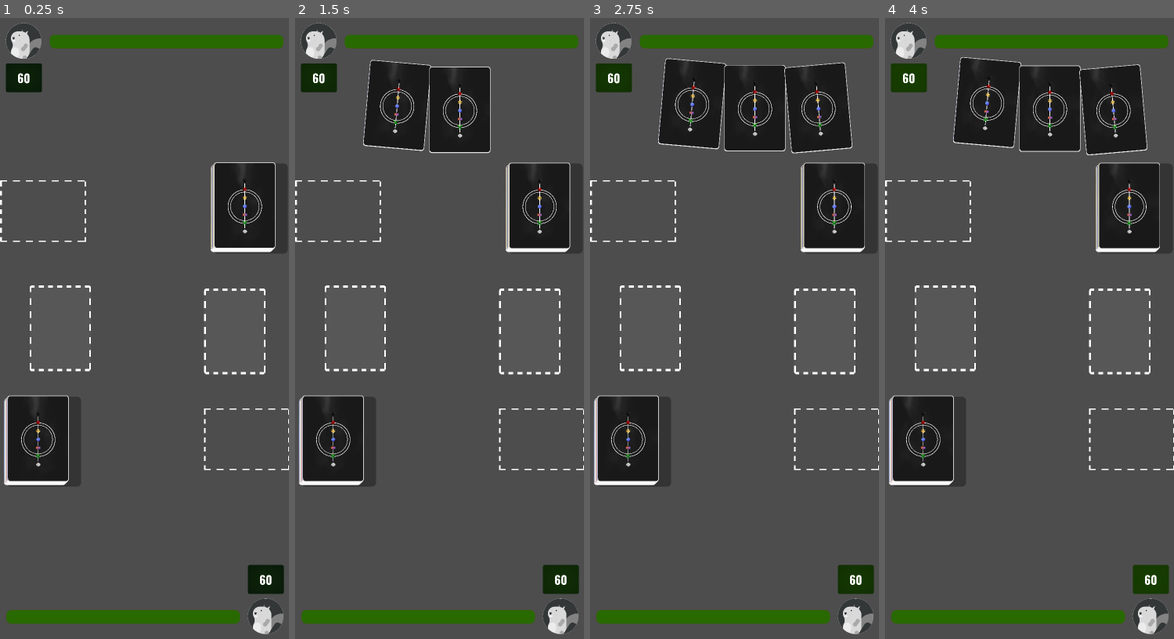
Above: before the commit, frames 1-4 (left to right).
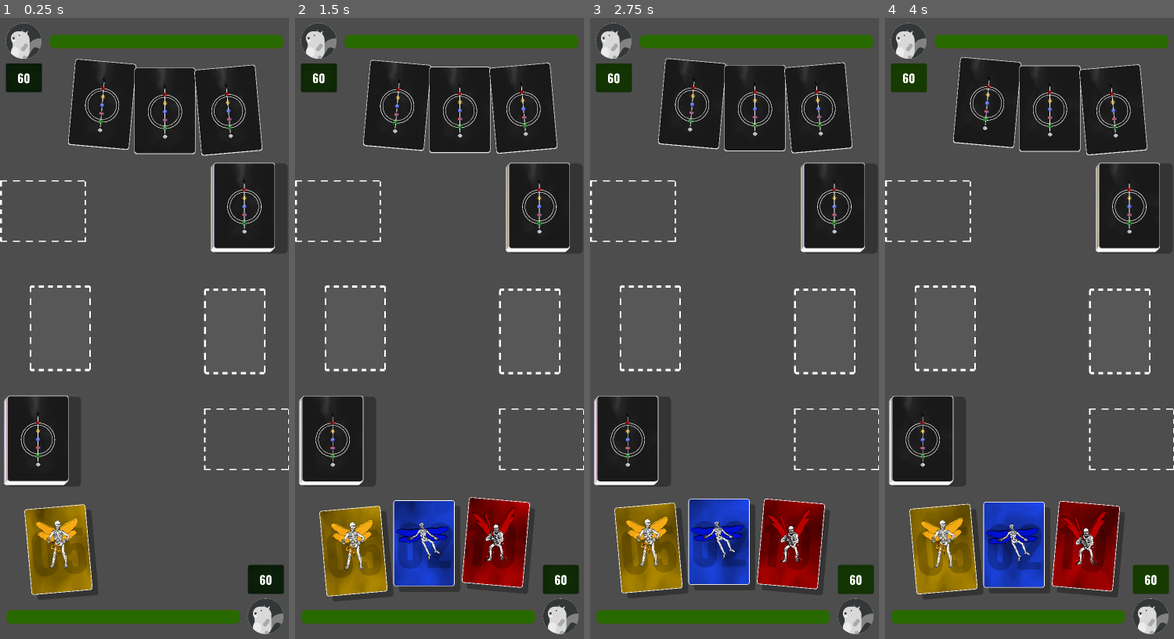
Above: after the commit, the same moments.

Repository: thomisfrank/ccg2
Game: Godot game, scene res://scenes/game/main.tscn
The game is run twice, just before and just after one commit, with the same random seed, the same clock (stepped at 60 frames per second) and the same inputs.
Inputs (mouse positions are in pixels of both pictures, inside the frame that each line leads up to):
- Up to frame 1 (0.25 s): no input
- Up to frame 2 (1.5 s): drag from (537, 210) to (468, 191) at 0.52 s; drag from (537, 210) to (425, 458) at 1.27 s
- Up to frame 3 (2.75 s): move the mouse to (832, 210) at 2.02 s; click (832, 210) at 2.17 s
- Up to frame 4 (4 s): drag from (1127, 210) to (942, 235) at 2.77 s; drag from (1127, 210) to (1043, 328) at 3.52 s

The runs differ from the first frame. In frame 1, 13% of the frame differs, in the area x 2-96%, y 6-94%; in frame 2, 14%, in the area x 2-96%, y 7-94%; in frame 3, 10%; in frame 4, 10%.

Commit message:
drag working

Diff:
--- a/project.godot
+++ b/project.godot
@@ -19,7 +19,10 @@
 
 window/size/viewport_width=1179
 window/size/viewport_height=2556
+window/size/initial_position_type=3
+window/size/initial_position=Vector2i(500, 2000)
 window/stretch/mode="viewport"
+window/handheld/orientation=1
 
 [rendering]
 
--- a/scenes/core/card.tscn
+++ b/scenes/core/card.tscn
@@ -1,7 +1,8 @@
-[gd_scene load_steps=23 format=3 uid="uid://cjk4kxrkd51g5"]
+[gd_scene load_steps=25 format=3 uid="uid://cjk4kxrkd51g5"]
 
 [ext_resource type="Shader" uid="uid://p7x8psciedbc" path="res://scripts/shaders/smoky.gdshader" id="1_1d3j5"]
 [ext_resource type="Script" uid="uid://pg3lrtcn3iuv" path="res://scripts/core/card.gd" id="1_c5vhu"]
+[ext_resource type="Shader" uid="uid://dx7wyxhlwef77" path="res://scripts/shaders/drag_glow.gdshader" id="2_6d5xq"]
 [ext_resource type="Texture2D" uid="uid://cyphtj2knmihd" path="res://assets/Card/Icons/BalanceIcon.png" id="2_c5vhu"]
 [ext_resource type="Script" uid="uid://nwki54hp1g77" path="res://scripts/core/CardDefinition.gd" id="2_rrr6a"]
 [ext_resource type="FontFile" uid="uid://bnd6fpxmrh3xk" path="res://assets/fonts/Oswald-Bold.ttf" id="4_2bh4c"]
@@ -12,6 +13,14 @@
 [sub_resource type="Resource" id="Resource_q7le6"]
 script = ExtResource("2_rrr6a")
 metadata/_custom_type_script = "uid://nwki54hp1g77"
+
+[sub_resource type="ShaderMaterial" id="ShaderMaterial_6d5xq"]
+shader = ExtResource("2_6d5xq")
+shader_parameter/glow_color = Color(0.2, 0.9490196, 0.8, 1)
+shader_parameter/glow_strength = 1.1
+shader_parameter/pulse_speed = 2.2
+shader_parameter/edge_width = 0.09
+shader_parameter/inner_fade = 0.02
 
 [sub_resource type="StyleBoxFlat" id="StyleBoxFlat_q7le6"]
 bg_color = Color(0, 0, 0, 0.32156864)
@@ -121,6 +130,20 @@
 anchors_preset = 0
 script = ExtResource("1_c5vhu")
 definition = SubResource("Resource_q7le6")
+drag_glow_color = Color(0.2, 0.9490196, 0.8, 1)
+
+[node name="DragGlow" type="ColorRect" parent="."]
+visible = false
+z_index = -1
+material = SubResource("ShaderMaterial_6d5xq")
+custom_minimum_size = Vector2(520, 720)
+layout_mode = 0
+offset_left = -260.0
+offset_top = -360.0
+offset_right = 260.0
+offset_bottom = 360.0
+mouse_filter = 2
+color = Color(1, 1, 1, 0)
 
 [node name="Shadow" type="Panel" parent="."]
 custom_minimum_size = Vector2(500, 700)
--- a/scenes/core/play_area.tscn
+++ b/scenes/core/play_area.tscn
@@ -1,6 +1,7 @@
-[gd_scene load_steps=5 format=3 uid="uid://bodw2xkfnn7gb"]
+[gd_scene load_steps=7 format=3 uid="uid://bodw2xkfnn7gb"]
 
 [ext_resource type="Shader" uid="uid://cm6gbhyamkiad" path="res://scripts/shaders/dotted_border.gdshader" id="1_y33kl"]
+[ext_resource type="Shader" uid="uid://dx7wyxhlwef77" path="res://scripts/shaders/drag_glow.gdshader" id="2_2d8tq"]
 [ext_resource type="Script" uid="uid://dlqnj0tqqrnbt" path="res://scripts/core/play_area.gd" id="2_xc6wq"]
 
 [sub_resource type="ShaderMaterial" id="ShaderMaterial_8u6w5"]
@@ -22,6 +23,14 @@
 corner_radius_bottom_right = 20
 corner_radius_bottom_left = 20
 
+[sub_resource type="ShaderMaterial" id="ShaderMaterial_2d8tq"]
+shader = ExtResource("2_2d8tq")
+shader_parameter/glow_color = Color(0.2, 0.95, 0.8, 1)
+shader_parameter/glow_strength = 1.0
+shader_parameter/pulse_speed = 1.8
+shader_parameter/edge_width = 0.07
+shader_parameter/inner_fade = 0.02
+
 [node name="PlayArea" type="Panel"]
 material = SubResource("ShaderMaterial_8u6w5")
 custom_minimum_size = Vector2(500, 700)
@@ -29,3 +38,16 @@
 offset_bottom = 700.0
 theme_override_styles/panel = SubResource("StyleBoxFlat_k1q58")
 script = ExtResource("2_xc6wq")
+
+[node name="IndicatorGlow" type="ColorRect" parent="."]
+visible = false
+z_index = 5
+custom_minimum_size = Vector2(520, 720)
+layout_mode = 0
+offset_left = -10.0
+offset_top = -10.0
+offset_right = 510.0
+offset_bottom = 710.0
+mouse_filter = 2
+color = Color(1, 1, 1, 0)
+material = SubResource("ShaderMaterial_2d8tq")
--- a/scenes/game/main.tscn
+++ b/scenes/game/main.tscn
@@ -33,6 +33,7 @@
 offset_bottom = 72.0
 
 [node name="opp_deck" parent="." instance=ExtResource("3_yd8kv")]
+z_index = -1
 offset_left = 735.0
 offset_top = 432.0
 offset_right = 735.0
@@ -47,6 +48,7 @@
 deck_path = NodePath("../opp_deck")
 
 [node name="deck" parent="." instance=ExtResource("3_yd8kv")]
+z_index = -1
 offset_left = -108.0
 offset_top = 1382.0
 offset_right = -108.0
@@ -87,6 +89,7 @@
 offset_right = 621.0
 offset_bottom = 1793.0
 scale = Vector2(0.5, 0.5)
+is_opponent = true
 
 [node name="TurnTimer" parent="." instance=ExtResource("8_5v64u")]
 visible = false
--- a/scripts/core/CardDefinition.gd
+++ b/scripts/core/CardDefinition.gd
@@ -108,10 +108,16 @@
 		if ResourceLoader.exists(unique_path):
 			return load(unique_path)
 		tier = IconTier.SMALL
-
-	var suffix := "SMALL"
-	if tier == IconTier.MED:
-		suffix = "MED"
-	elif tier == IconTier.BIG:
-		suffix = "BIG"
-	return load(base_path + prefix + suffix + ".png")
+	var suffix_order: Array[String] = []
+	match tier:
+		IconTier.BIG:
+			suffix_order = ["BIG", "MED", "SMALL"]
+		IconTier.MED:
+			suffix_order = ["MED", "SMALL", "BIG"]
+		_:
+			suffix_order = ["SMALL", "MED", "BIG"]
+	for suffix in suffix_order:
+		var path := base_path + prefix + suffix + ".png"
+		if ResourceLoader.exists(path):
+			return load(path)
+	return null
--- /dev/null
+++ b/scripts/core/DeckFactory.gd
@@ -0,0 +1,47 @@
+extends Node
+class_name DeckFactory
+
+static func build_standard_deck() -> Array[CardDefinition]:
+	var deck: Array[CardDefinition] = []
+	deck.append_array(_make_cards("Damage 25", CardDefinition.Kind.DAMAGE, "red", 25, 0, 1, 0, "none", CardDefinition.IconTier.BIG))
+	deck.append_array(_make_cards("Damage 15", CardDefinition.Kind.DAMAGE, "red", 15, 0, 2, 0, "none", CardDefinition.IconTier.MED))
+	deck.append_array(_make_cards("Damage 10", CardDefinition.Kind.DAMAGE, "red", 10, 0, 5, 0, "none", CardDefinition.IconTier.SMALL))
+
+	deck.append_array(_make_cards("Heal 15", CardDefinition.Kind.HEAL, "yellow", 15, 0, 2, 0, "none", CardDefinition.IconTier.BIG))
+	deck.append_array(_make_cards("Heal 10", CardDefinition.Kind.HEAL, "yellow", 10, 0, 3, 0, "none", CardDefinition.IconTier.MED))
+	deck.append_array(_make_cards("Heal 5", CardDefinition.Kind.HEAL, "yellow", 5, 0, 3, 0, "none", CardDefinition.IconTier.SMALL))
+
+	deck.append_array(_make_cards("Discard 2", CardDefinition.Kind.DISCARD, "blue", 0, 2, 6, 0, "none", CardDefinition.IconTier.SMALL))
+	deck.append_array(_make_cards("Discard 3", CardDefinition.Kind.DISCARD, "blue", 0, 3, 2, 0, "none", CardDefinition.IconTier.BIG))
+
+	deck.append_array(_make_cards("Regenerate", CardDefinition.Kind.REGENERATE, "white", 4, 0, 1, 3, "persistent"))
+	deck.append_array(_make_cards("Bleed", CardDefinition.Kind.BLEED, "black", 4, 0, 1, 3, "persistent"))
+	deck.append_array(_make_cards("Replenish", CardDefinition.Kind.REPLENISH, "green", 0, 1, 1, 3, "persistent"))
+	deck.append_array(_make_cards("Balance", CardDefinition.Kind.BALANCE, "gradient", 0, 0, 1, 0, "dynamic"))
+	return deck
+
+
+static func _make_cards(
+	card_name: String,
+	kind: CardDefinition.Kind,
+	suit: String,
+	amount: int,
+	count: int,
+	copies: int,
+	duration_rounds: int = 0,
+	special_value: String = "none",
+	icon_tier: CardDefinition.IconTier = CardDefinition.IconTier.UNIQUE
+) -> Array[CardDefinition]:
+	var cards: Array[CardDefinition] = []
+	for i in range(copies):
+		var defn: CardDefinition = CardDefinition.new()
+		defn.id = card_name
+		defn.kind = kind
+		defn.suit = suit
+		defn.amount = amount
+		defn.count = count
+		defn.duration_rounds = duration_rounds
+		defn.special_value = special_value
+		defn.icon_tier = icon_tier
+		cards.append(defn)
+	return cards
--- a/scripts/core/card.gd
+++ b/scripts/core/card.gd
@@ -28,11 +28,19 @@
 @export var thumbnail_scale: float = 0.5
 @export var zoom_scale: float = 1.0
 @export var hover_z_index: int = 100
+@export var drag_enabled: bool = true
+@export var drag_glow_color: Color = Color(1.0, 0.78, 0.2, 1.0)
+@export var drag_glow_strength: float = 1.1
 
 var _base_z_index: int = 0
 static var _hover_owner: Node = null
 var _hover_enabled: bool = true
 var _is_hovered: bool = false
+var _is_dragging: bool = false
+var _drag_offset: Vector2 = Vector2.ZERO
+var _drag_restore_z: int = 0
+
+@onready var _drag_glow: ColorRect = get_node_or_null("DragGlow") as ColorRect
 
 
 func _ready() -> void:
@@ -59,6 +67,8 @@
 		_area.monitorable = true
 		_area.mouse_entered.connect(_on_mouse_entered)
 		_area.mouse_exited.connect(_on_mouse_exited)
+		_area.input_event.connect(_on_area_input)
+	_configure_drag_glow()
 
 
 func apply_definition(defn: CardDefinition) -> void:
@@ -271,3 +281,76 @@
 
 func is_hovered() -> bool:
 	return _is_hovered
+
+
+func is_dragging() -> bool:
+	return _is_dragging
+
+
+func _process(_delta: float) -> void:
+	if _is_dragging:
+		global_position = get_global_mouse_position() + _drag_offset
+
+
+func _on_area_input(_viewport: Node, event: InputEvent, _shape_idx: int) -> void:
+	if not drag_enabled:
+		return
+
+	# Handle mouse input
+	if event is InputEventMouseButton and event.button_index == MOUSE_BUTTON_LEFT:
+		if event.pressed:
+			_start_drag()
+		else:
+			_end_drag()
+
+	# Handle touch input
+	if event is InputEventScreenTouch:
+		if event.pressed:
+			_start_drag()
+		else:
+			_end_drag()
+
+
+func _start_drag() -> void:
+	if _is_dragging:
+		return
+	_is_dragging = true
+	_drag_offset = global_position - get_global_mouse_position()
+	_drag_restore_z = z_index
+	z_index = hover_z_index + 10
+	_set_drag_glow(true)
+	_set_play_area_glow(true)
+	_apply_zoom_mode()
+
+
+func _end_drag() -> void:
+	if not _is_dragging:
+		return
+	_is_dragging = false
+	_set_drag_glow(false)
+	_set_play_area_glow(false)
+	if _is_hovered:
+		_apply_zoom_mode()
+	else:
+		_apply_thumbnail_mode()
+	z_index = _drag_restore_z
+
+
+func _configure_drag_glow() -> void:
+	if _drag_glow == null:
+		return
+	if _drag_glow.material is ShaderMaterial:
+		var mat := _drag_glow.material as ShaderMaterial
+		mat.set_shader_parameter("glow_color", drag_glow_color)
+		mat.set_shader_parameter("glow_strength", drag_glow_strength)
+	_drag_glow.visible = false
+
+
+func _set_drag_glow(enabled: bool) -> void:
+	if _drag_glow == null:
+		return
+	_drag_glow.visible = enabled
+
+
+func _set_play_area_glow(enabled: bool) -> void:
+	get_tree().call_group("play_area", "set_drag_indicator_glow", enabled)
--- a/scripts/core/deck.gd
+++ b/scripts/core/deck.gd
@@ -3,8 +3,13 @@
 const CARD_SCENE: PackedScene = preload("res://scenes/core/card.tscn")
 
 @export var hand_path: NodePath
+@export var deck_recipe: DeckRecipe
 @export var stack_offset: Vector2 = Vector2(0, -1)
 @export var stack_max_visible: int = 10
+@export var initial_hand_size: int = 3
+@export var auto_draw_on_ready: bool = true
+@export var auto_draw_delay: float = 0.05
+@export var deck_z_index: int = -100
 # Hand-specific properties removed; hand will be a separate scene
 
 @onready var deck_spawn: ReferenceRect = $DeckSpawnPoint
@@ -14,11 +19,14 @@
 var _deck_cards: Array[Control] = []
 
 func _ready() -> void:
+	z_index = deck_z_index
 	_resolve_hand()
 	deck_spawn.mouse_filter = Control.MOUSE_FILTER_STOP
 	deck_spawn.gui_input.connect(_on_deck_spawn_input)
 	_build_deck()
 	_spawn_deck_stack()
+	if auto_draw_on_ready and initial_hand_size > 0:
+		call_deferred("_start_auto_draw", initial_hand_size)
 
 
 func _spawn_deck_stack() -> void:
@@ -52,12 +60,18 @@
 	if _hand.has_method("has_space") and not _hand.call("has_space"):
 		return
 	var card: Control = _deck_cards.pop_back()
+	var start_pos := card.global_position
 	card.get_parent().remove_child(card)
 	var added := false
-	if _hand.has_method("add_card"):
+	if _hand.has_method("add_card_from_pos"):
+		added = _hand.call("add_card_from_pos", card, start_pos)
+	elif _hand.has_method("add_card"):
 		added = _hand.call("add_card", card)
 	if not added:
 		_return_card_to_top(card)
+		return
+	if _hand.has_signal("card_draw_finished"):
+		await _hand.card_draw_finished
 
 
 func _return_card_to_top(card: Control) -> void:
@@ -83,49 +97,47 @@
 
 func _build_deck() -> void:
 	_deck.clear()
-	_deck.append_array(_make_cards("Damage", CardDefinition.Kind.DAMAGE, "red", 25, 0, 1))
-	_deck.append_array(_make_cards("Damage", CardDefinition.Kind.DAMAGE, "red", 15, 0, 2))
-	_deck.append_array(_make_cards("Damage", CardDefinition.Kind.DAMAGE, "red", 10, 0, 5))
-
-	_deck.append_array(_make_cards("Heal", CardDefinition.Kind.HEAL, "yellow", 15, 0, 2))
-	_deck.append_array(_make_cards("Heal", CardDefinition.Kind.HEAL, "yellow", 10, 0, 3))
-	_deck.append_array(_make_cards("Heal", CardDefinition.Kind.HEAL, "yellow", 5, 0, 3))
-
-	_deck.append_array(_make_cards("Discard", CardDefinition.Kind.DISCARD, "blue", 0, 2, 6))
-	_deck.append_array(_make_cards("Discard", CardDefinition.Kind.DISCARD, "blue", 0, 3, 2))
-
-	_deck.append_array(_make_cards("Regenerate", CardDefinition.Kind.REGENERATE, "white", 4, 0, 1, 3, "persistent"))
-	_deck.append_array(_make_cards("Bleed", CardDefinition.Kind.BLEED, "black", 4, 0, 1, 3, "persistent"))
-	_deck.append_array(_make_cards("Replenish", CardDefinition.Kind.REPLENISH, "green", 0, 1, 1, 3, "persistent"))
-	_deck.append_array(_make_cards("Balance", CardDefinition.Kind.BALANCE, "gradient", 0, 0, 1))
+	if deck_recipe != null:
+		_deck.append_array(DeckBuilder.build_shuffled_deck(deck_recipe))
+	else:
+		_deck.append_array(DeckFactory.build_standard_deck())
 
 
-func _make_cards(
-	card_name: String,
-	kind: CardDefinition.Kind,
-	suit: String,
-	amount: int,
-	count: int,
-	copies: int,
-	duration_rounds: int = 0,
-	special_value: String = "none"
-) -> Array[CardDefinition]:
-	var cards: Array[CardDefinition] = []
-	for i in range(copies):
-		var defn: CardDefinition = CardDefinition.new()
-		defn.id = card_name
-		defn.kind = kind
-		defn.suit = suit
-		defn.amount = amount
-		defn.count = count
-		defn.duration_rounds = duration_rounds
-		defn.special_value = special_value
-		cards.append(defn)
-	return cards
+func _draw_cards(count: int) -> void:
+	for i in range(count):
+		if _deck_cards.is_empty():
+			return
+		_draw_card_to_hand()
+
+
+func _start_auto_draw(count: int) -> void:
+	await get_tree().process_frame
+	await _draw_cards_async(count)
+
+
+func _draw_cards_async(count: int) -> void:
+	for i in range(count):
+		if _deck_cards.is_empty():
+			return
+		await _draw_card_to_hand()
+		if auto_draw_delay > 0.0:
+			await get_tree().create_timer(auto_draw_delay).timeout
+
+
+func get_remaining_count() -> int:
+	return _deck_cards.size()
 
 
 func _on_card_input(_viewport: Node, event: InputEvent, _shape_idx: int, card: Control) -> void:
+	# Handle mouse input
 	if event is InputEventMouseButton and event.button_index == MOUSE_BUTTON_LEFT and event.pressed:
+		if _deck_cards.is_empty():
+			return
+		if card == _deck_cards[_deck_cards.size() - 1]:
+			_draw_card_to_hand()
+
+	# Handle touch input
+	if event is InputEventScreenTouch and event.pressed:
 		if _deck_cards.is_empty():
 			return
 		if card == _deck_cards[_deck_cards.size() - 1]:
@@ -133,7 +145,14 @@
 
 
 func _on_deck_spawn_input(event: InputEvent) -> void:
+	# Handle mouse input
 	if event is InputEventMouseButton and event.button_index == MOUSE_BUTTON_LEFT and event.pressed:
 		if _deck_cards.is_empty():
 			return
 		_draw_card_to_hand()
+
+	# Handle touch input
+	if event is InputEventScreenTouch and event.pressed:
+		if _deck_cards.is_empty():
+			return
+		_draw_card_to_hand()
--- a/scripts/core/hand.gd
+++ b/scripts/core/hand.gd
@@ -1,4 +1,6 @@
 extends Control
+
+signal card_draw_finished(card: Control)
 
 @export var slot_paths: Array[NodePath] = []
 @export var deck_path: NodePath
@@ -12,6 +14,9 @@
 @export var wave_amplitude: float = 8.0
 @export var wave_frequency: float = 1.5
 @export var wave_phase_shift: float = 1.0
+@export var draw_animation_duration: float = 0.25
+@export var draw_animation_trans: Tween.TransitionType = Tween.TRANS_CUBIC
+@export var draw_animation_ease: Tween.EaseType = Tween.EASE_OUT
 
 var _wave_time: float = 0.0
 
@@ -32,19 +37,11 @@
 
 
 func add_card(card: Control) -> bool:
-	var slot_index := _find_first_empty_slot()
-	if slot_index == -1:
-		return false
-	var slot := _slots[slot_index]
-	if card.get_parent() != null:
-		card.get_parent().remove_child(card)
-	add_child(card)
-	_prepare_card_for_hand(card)
-	_place_card_in_slot(card, slot)
-	_cards_in_slots[slot_index] = card
-	_slot_centers[slot_index] = slot.get_global_rect().get_center()
-	_update_z_order()
-	return true
+	return _add_card_internal(card, Vector2.ZERO, false)
+
+
+func add_card_from_pos(card: Control, from_global_pos: Vector2) -> bool:
+	return _add_card_internal(card, from_global_pos, true)
 
 
 func _process(delta: float) -> void:
@@ -55,6 +52,10 @@
 	for i in range(_cards_in_slots.size()):
 		var card := _cards_in_slots[i]
 		if card == null:
+			continue
+		if card.has_method("is_dragging") and card.is_dragging():
+			continue
+		if card.has_meta("hand_animating") and card.get_meta("hand_animating"):
 			continue
 		var base := _slot_centers[i]
 		if base == Vector2.ZERO and i < _slots.size():
@@ -112,6 +113,51 @@
 	card.rotation = slot.rotation
 
 
+func _add_card_internal(card: Control, from_global_pos: Vector2, animate: bool) -> bool:
+	var slot_index := _find_first_empty_slot()
+	if slot_index == -1:
+		return false
+	var slot := _slots[slot_index]
+	if card.get_parent() != null:
+		card.get_parent().remove_child(card)
+	add_child(card)
+	_prepare_card_for_hand(card)
+	var target := _get_slot_center(slot, slot_index)
+	card.rotation = slot.rotation
+	if animate and from_global_pos != Vector2.ZERO:
+		card.global_position = from_global_pos
+		card.set_meta("hand_animating", true)
+		var tween := create_tween()
+		tween.set_trans(draw_animation_trans)
+		tween.set_ease(draw_animation_ease)
+		tween.tween_property(card, "global_position", target, draw_animation_duration)
+		tween.finished.connect(func() -> void:
+			card.set_meta("hand_animating", false)
+			_emit_draw_finished(card)
+		)
+	else:
+		card.global_position = target
+		call_deferred("_emit_draw_finished", card)
+	_cards_in_slots[slot_index] = card
+	_slot_centers[slot_index] = target
+	_update_z_order()
+	return true
+
+
+func _get_slot_center(slot: ReferenceRect, slot_index: int) -> Vector2:
+	var rect := slot.get_global_rect()
+	var center := rect.get_center()
+	if center == Vector2.ZERO and slot_index < _slot_centers.size():
+		center = _slot_centers[slot_index]
+	if center == Vector2.ZERO:
+		center = rect.position + (rect.size * 0.5)
+	return center
+
+
+func _emit_draw_finished(card: Control) -> void:
+	emit_signal("card_draw_finished", card)
+
+
 func _update_z_order() -> void:
 	for i in range(_cards_in_slots.size()):
 		var card := _cards_in_slots[i]
--- a/scripts/core/play_area.gd
+++ b/scripts/core/play_area.gd
@@ -1,11 +1,21 @@
 extends Panel
 
+@export var is_opponent: bool = false
 
-# Called when the node enters the scene tree for the first time.
-func _ready() -> void:
-	pass # Replace with function body.
+@onready var _indicator_glow: ColorRect = get_node_or_null("IndicatorGlow") as ColorRect
 
 
-# Called every frame. 'delta' is the elapsed time since the previous frame.
-func _process(delta: float) -> void:
-	pass
+func _ready() -> void:
+	if not is_opponent:
+		add_to_group("play_area")
+	_set_indicator_glow(false)
+
+
+func set_drag_indicator_glow(enabled: bool) -> void:
+	_set_indicator_glow(enabled)
+
+
+func _set_indicator_glow(enabled: bool) -> void:
+	if _indicator_glow == null:
+		return
+	_indicator_glow.visible = enabled
--- a/scripts/deck_test.gd
+++ b/scripts/deck_test.gd
@@ -72,7 +72,15 @@
 
 
 func _on_card_input(_viewport: Node, event: InputEvent, _shape_idx: int, card: Control) -> void:
+	# Handle mouse input
 	if event is InputEventMouseButton and event.button_index == MOUSE_BUTTON_LEFT and event.pressed:
+		if _deck_cards.is_empty():
+			return
+		if card == _deck_cards[_deck_cards.size() - 1]:
+			_draw_card()
+
+	# Handle touch input
+	if event is InputEventScreenTouch and event.pressed:
 		if _deck_cards.is_empty():
 			return
 		if card == _deck_cards[_deck_cards.size() - 1]:
--- /dev/null
+++ b/scripts/shaders/drag_glow.gdshader
@@ -0,0 +1,17 @@
+shader_type canvas_item;
+
+uniform vec4 glow_color : source_color = vec4(1.0, 0.75, 0.2, 1.0);
+uniform float glow_strength = 1.0;
+uniform float pulse_speed = 2.0;
+uniform float edge_width = 0.08;
+uniform float inner_fade = 0.02;
+
+void fragment() {
+	vec2 uv = UV;
+	float edge_dist = min(min(uv.x, 1.0 - uv.x), min(uv.y, 1.0 - uv.y));
+	float edge = 1.0 - smoothstep(edge_width, edge_width + inner_fade, edge_dist);
+	float pulse = 0.6 + 0.4 * sin(TIME * pulse_speed);
+	vec4 color = glow_color;
+	color.a *= edge * glow_strength * pulse;
+	COLOR = color;
+}
Not shown, added: scripts/core/DeckFactory.gd.uid
Not shown, added: scripts/shaders/drag_glow.gdshader.uid
